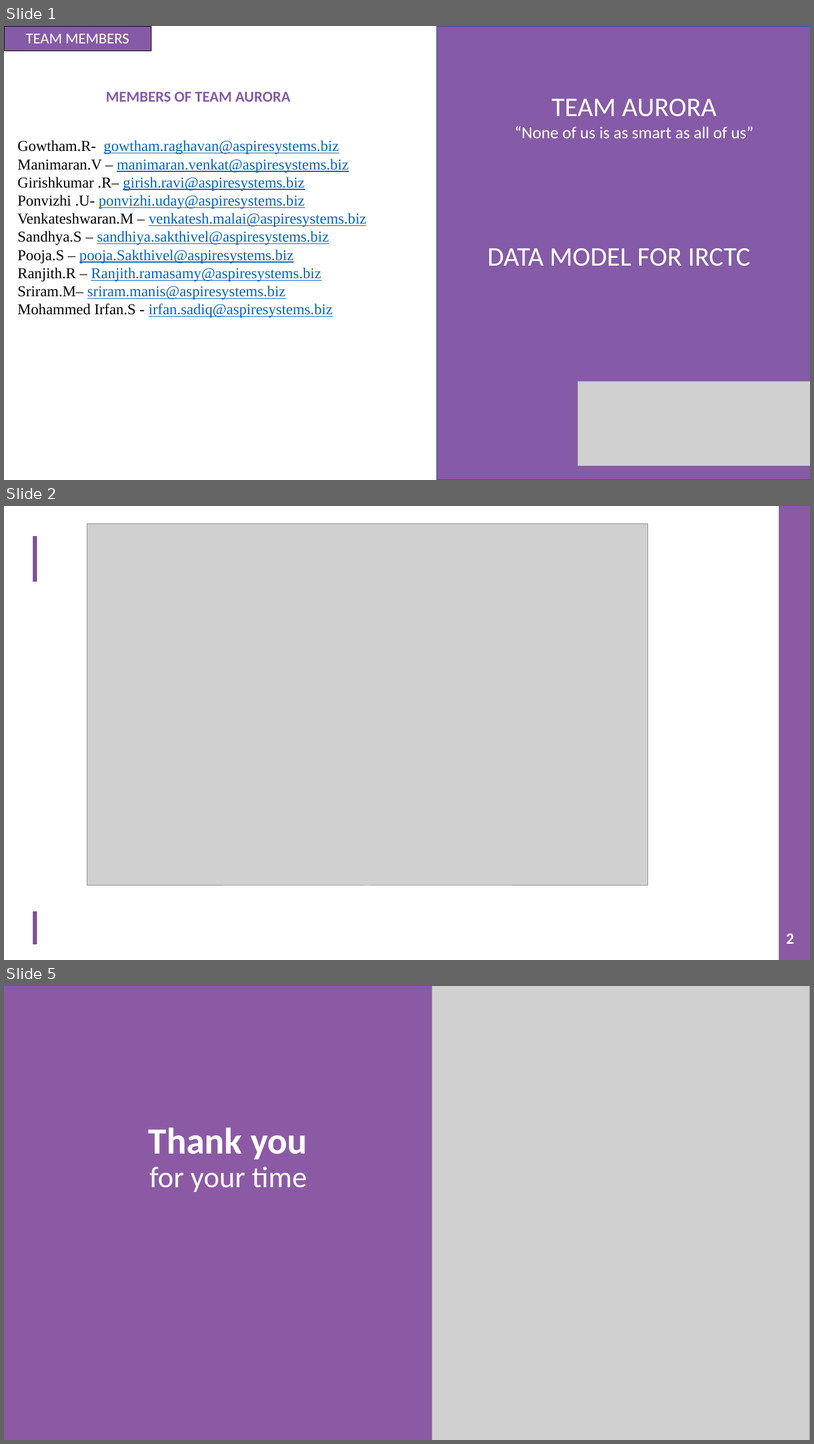
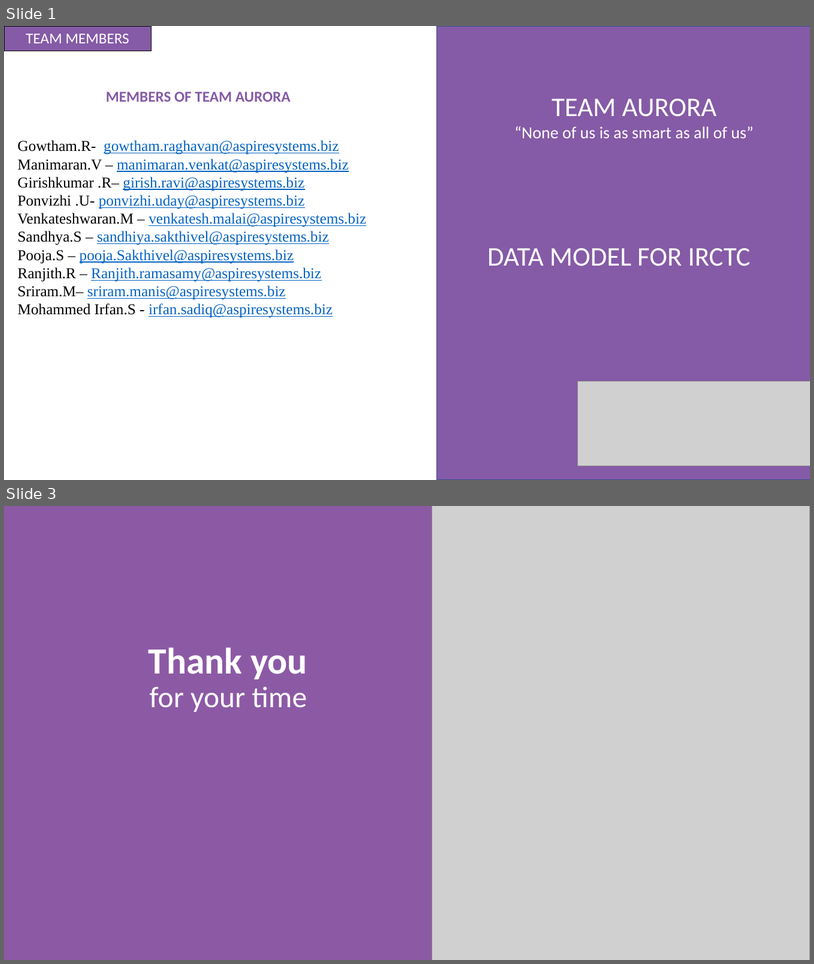
Before and after one commit to SparkTeamAurora/Presentation, a slide deck: DATAMODEL.pptx. Shown one above the other, each under a label of ours: slides 1, 2 and 5 before the commit, slides 1 and 3 after it; the slides between them are not shown. The pictures are 814x1444 and 814x964 pixels, drawn with LibreOffice and Linux fonts; fonts in the diff are those of the drawing; grey boxes stand for pictures; background and template pictures are left out. Boxes give left, top, right and bottom in pixels: in the first picture for what was removed or moved away, otherwise in the second. Text is boxed around its words. In the diff, an @@ line names an element or a change of style, - is before the commit and + after.

```diff
--- a/DATAMODEL.pptx
+++ b/DATAMODEL.pptx
@@ slide 2 removed at [4, 506, 810, 960], background #FFFFFF @@
@@ picture removed at [87, 523, 648, 885] @@
@@ rectangle removed at [780, 506, 810, 960] @@
@@ line removed from (35, 536) to (35, 582) @@
@@ line removed from (35, 912) to (35, 944) @@
@@ page number removed at [786, 933, 794, 943] @@
-2
@@ what was slide 5 is now slide 3 @@
```
Also in this commit, not shown: 1 slide added, 2 other slides removed.
